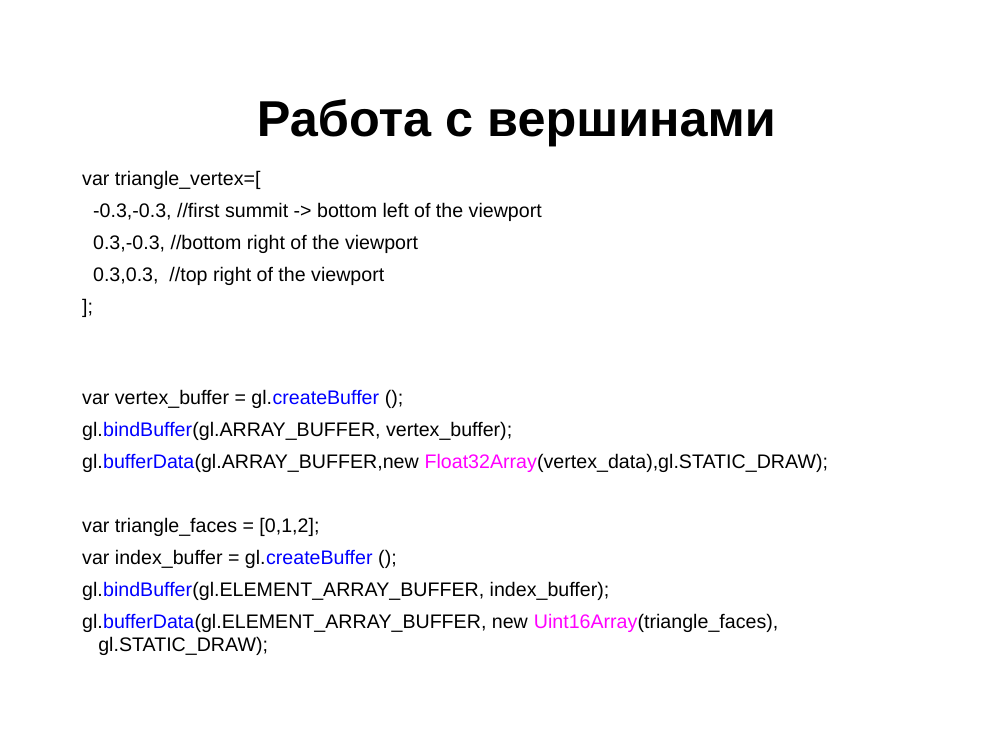
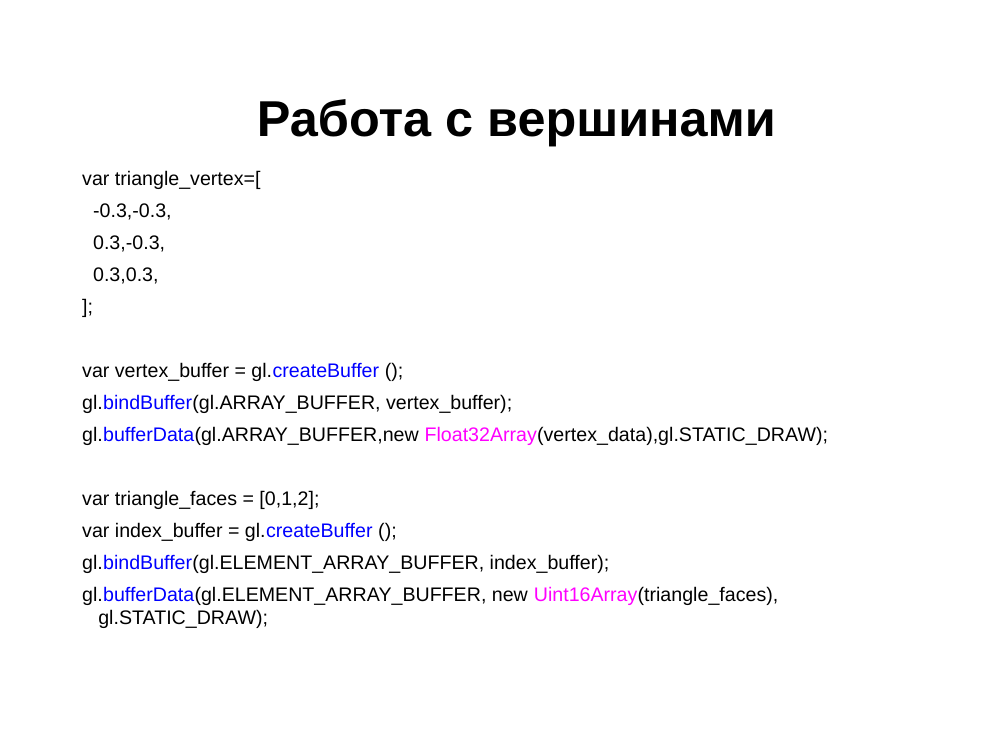
Before and after one commit to schadov/241m-lectures, a slide deck: slide 16 of Lecture-webgl.pptx (slide 18 before the commit). Drawn at 1008x756 pixels with LibreOffice and Linux fonts; fonts in the diff are those of the drawing. Boxes give left, top, right and bottom in pixels: in the first picture for what was removed or moved away, otherwise in the second. Text is boxed around its words. In the diff, an @@ line names an element or a change of style, - is before the commit and + after.

```diff
--- a/Lecture-webgl.pptx
+++ b/Lecture-webgl.pptx
@@ text at bbox=[93, 203, 172, 284]: text changed @@
--0.3,-0.3, //first summit -> bottom left of the viewport
-0.3,-0.3, //bottom right of the viewport
-0.3,0.3, //top right of the viewport
+-0.3,-0.3,
+0.3,-0.3,
+0.3,0.3,
```
Also in this commit, not shown: 5 other slides changed, 2 slides added, 4 slides removed.
